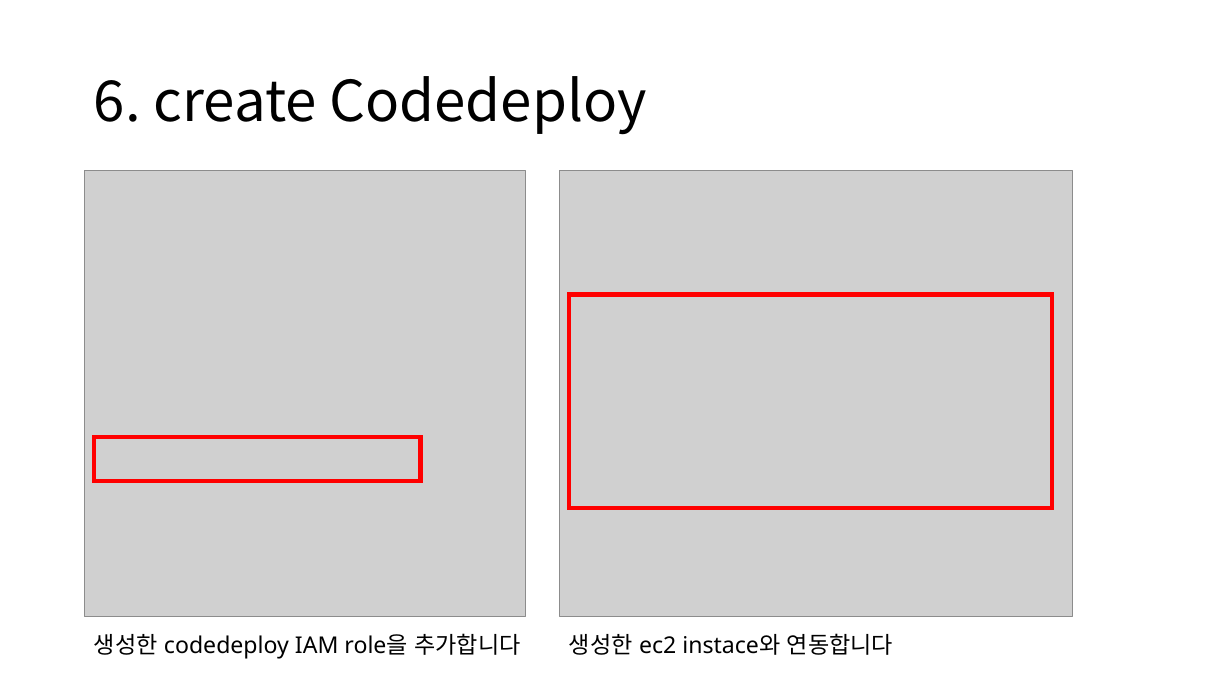
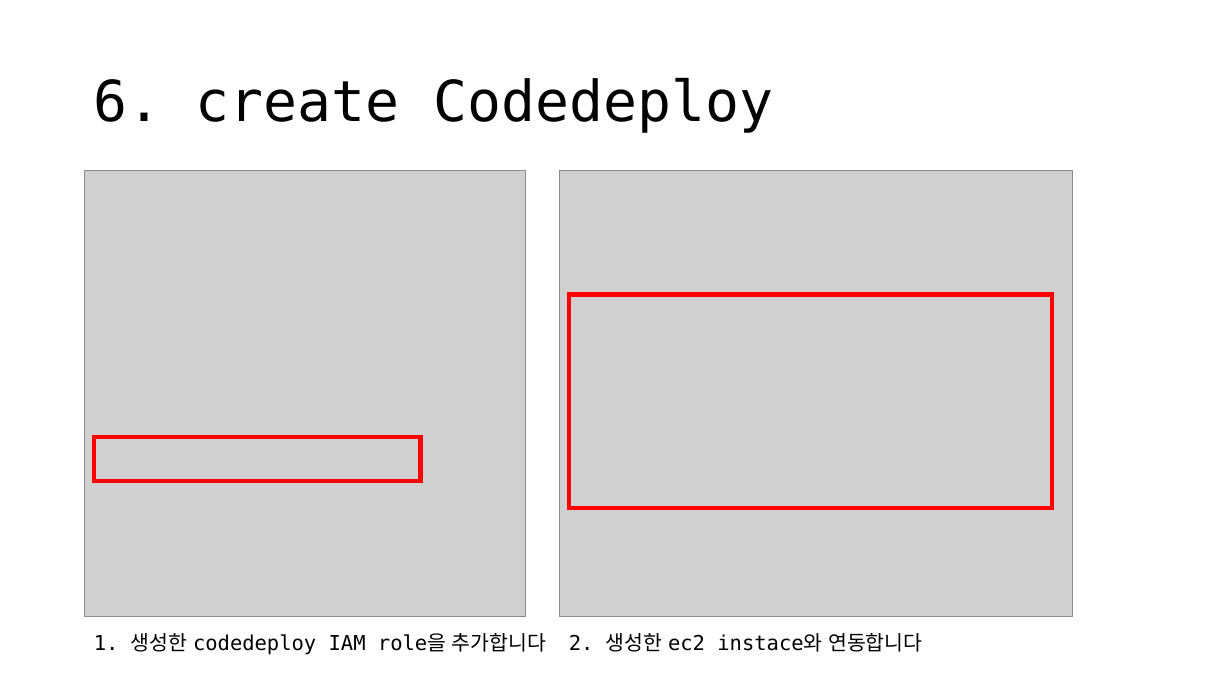
Before and after one commit to Ujin28/ssossotable-team-study, a slide deck: slide 21 of CI-CD/CI-CD.pptx. Drawn at 1232x693 pixels with LibreOffice and Linux fonts; fonts in the diff are those of the drawing; grey boxes stand for pictures. Boxes give left, top, right and bottom in pixels: in the first picture for what was removed or moved away, otherwise in the second. Text is boxed around its words. In the diff, an @@ line names an element or a change of style, - is before the commit and + after.

```diff
--- a/CI-CD/CI-CD.pptx
+++ b/CI-CD/CI-CD.pptx
@@ title "6. create Codedeploy" at <box>94,77,774,133</box>: font Noto Sans CJK KR to DejaVu Sans Mono @@
@@ text at <box>94,633,546,655</box>: text changed; size 18 to 16 pt; font Noto Sans to DejaVu Sans Mono @@
-생성한 codedeploy IAM role을 추가합니다
+1. 생성한 codedeploy IAM role을 추가합니다
@@ text at <box>569,633,922,652</box>: text changed; size 18 to 16 pt; font Noto Sans to DejaVu Sans Mono @@
-생성한 ec2 instace와 연동합니다
+2. 생성한 ec2 instace와 연동합니다
```
Also in this commit, not shown: 42 other slides changed, 1 slide removed, 1 other file.
